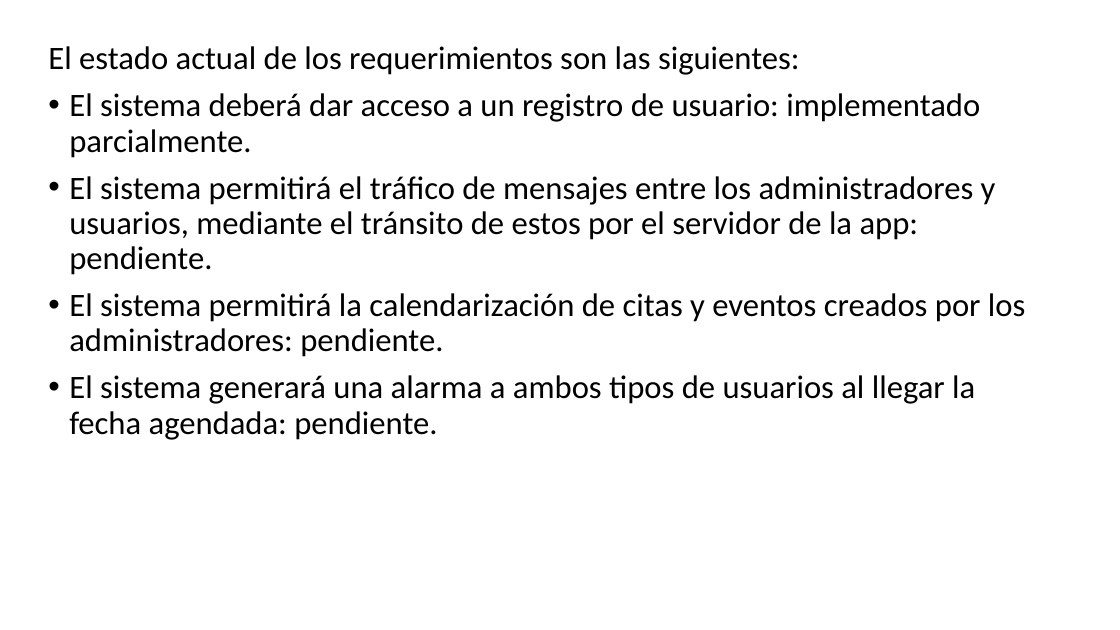
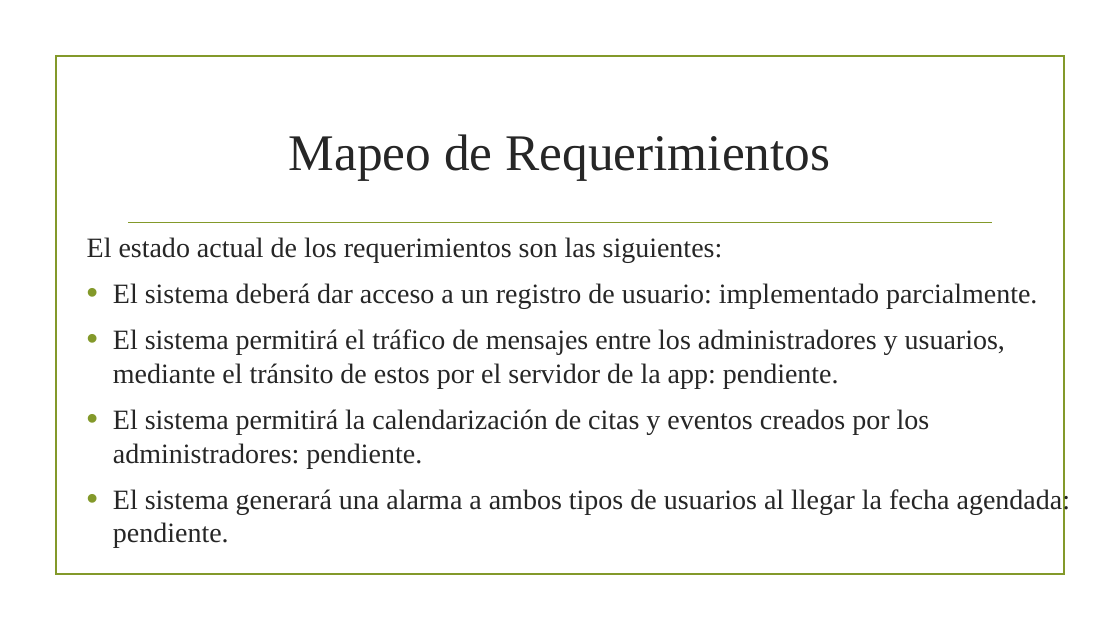
Before and after one commit to CarlosGreene/ProyectoEquipo4, a slide deck: slide 3 of Segunda Entrega.pptm. Drawn at 1120x630 pixels with LibreOffice and Linux fonts; fonts in the diff are those of the drawing; background and template pictures are left out. Boxes give left, top, right and bottom in pixels: in the first picture for what was removed or moved away, otherwise in the second. Text is boxed around its words. In the diff, an @@ line names an element or a change of style, - is before the commit and + after.

```diff
--- a/Segunda Entrega.pptm
+++ b/Segunda Entrega.pptm
@@ rectangle added at (55, 56, 1064, 575), outline #83992A 1.25 pt @@
@@ title added at (289, 134, 831, 181), 44 pt, text #262626 @@
+Mapeo de Requerimientos
@@ text "El estado actual de los ...": place and size @@
-text "El estado actual de los ..." at (48, 46, 1025, 440)
+text "El estado actual de los ..." at (87, 237, 1070, 548)
@@ text "El estado actual de los ..." at (87, 237, 1070, 548): size 28 to 24 pt, font Calibri to Times New Roman, text colour #000000 to #262626; line spacing 0.9 to 1; indent changed @@
@@ line added from (129, 223) to (992, 223), #83992A 1.25 pt @@
```
Also in this commit, not shown: 7 other slides changed, 2 slides added, 3 slides removed, 10 other files.
